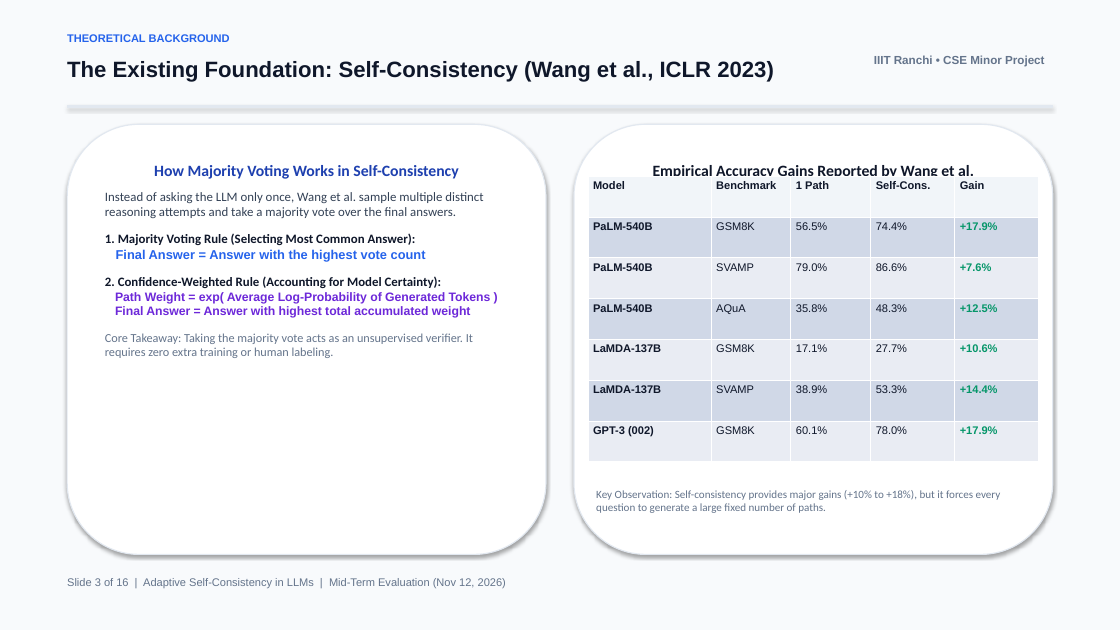
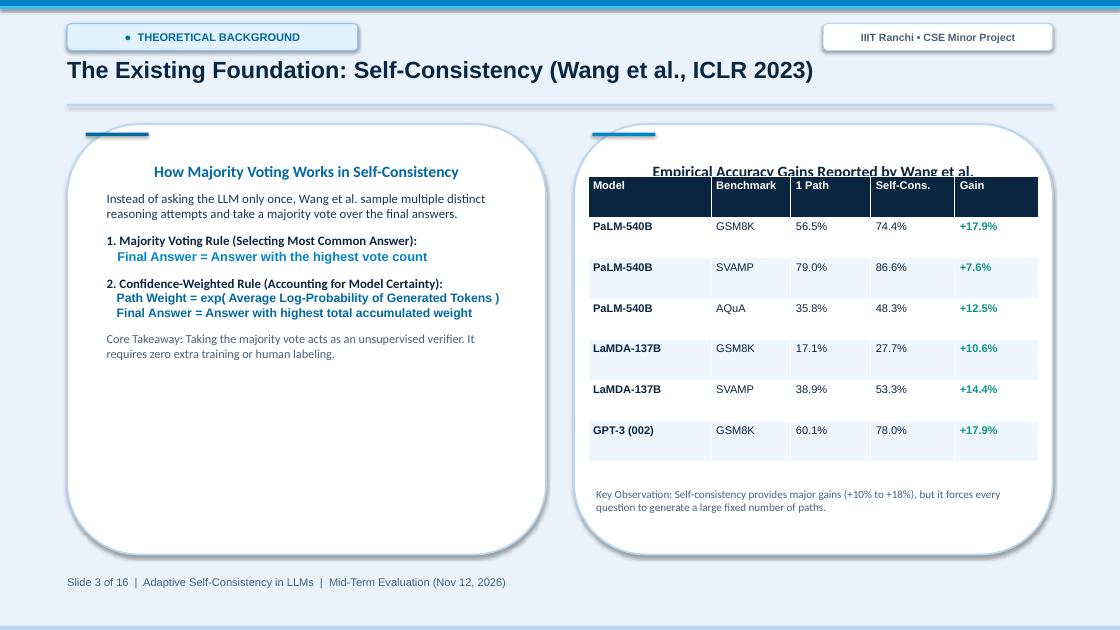
Before and after one commit to AbhinavKr0110/minor_project, a slide deck: slide 3 of presentation.pptx. Drawn at 1120x630 pixels with LibreOffice and Linux fonts; fonts in the diff are those of the drawing. Boxes give left, top, right and bottom in pixels: in the first picture for what was removed or moved away, otherwise in the second. Text is boxed around its words. In the diff, an @@ line names an element or a change of style, - is before the commit and + after.

```diff
--- a/presentation.pptx
+++ b/presentation.pptx
@@ rectangle at <box>0,0,1120,630</box>: fill #F8FAFC to #EAF3FB; outline #F8FAFC 0.75 pt to #EAF3FB 0.75 pt @@
@@ rectangle added at <box>0,0,1120,7</box>, fill #0284C7, outline #0284C7 0.75 pt @@
@@ rectangle added at <box>0,7,1120,8</box>, fill #38BDF8, outline #38BDF8 0.75 pt @@
@@ rounded rectangle "● THEORETICAL BACKGROUND": place and size @@
-rounded rectangle "● THEORETICAL BACKGROUND" at <box>67,34,230,42</box>
+rounded rectangle "● THEORETICAL BACKGROUND" at <box>67,24,358,50</box>
@@ rounded rectangle "● THEORETICAL BACKGROUND" at <box>67,24,358,50</box>: vertical alignment top to middle; fill none to #E0F2FE; outline none to #93C5FD 1 pt; shadow on @@
@@ rounded rectangle "IIIT Ranchi • CSE Minor ...": place and size @@
-rounded rectangle "IIIT Ranchi • CSE Minor ..." at <box>874,55,1044,67</box>
+rounded rectangle "IIIT Ranchi • CSE Minor ..." at <box>823,24,1053,50</box>
@@ rounded rectangle "IIIT Ranchi • CSE Minor ..." at <box>823,24,1053,50</box>: size 10 to 9 pt, text colour #64748B to #47627A; alignment right to centre; vertical alignment top to middle; fill none to #FFFFFF; outline none to #BAD7F2 1 pt; shadow on @@
@@ text "The Existing Foundation: Self-Consistency (Wang ..." at <box>67,61,814,83</box>: size 19 to 20 pt, text colour #0F172A to #0A2540 @@
@@ text in rounded rectangle at <box>138,33,300,41</box>: text changed; text colour #2563EB to #0369A1 @@
-THEORETICAL BACKGROUND
+● THEORETICAL BACKGROUND
@@ rectangle at <box>67,104,1053,106</box>: fill #E2E8F0 to #BAD7F2; outline #E2E8F0 0.75 pt to #BAD7F2 0.75 pt @@
@@ rounded rectangle "How Majority Voting Works in ..." at <box>67,124,546,555</box>: text colour #1E40AF to #0369A1 in "How Majority Voting Works in Self-Consistency"; text colour #334155 to #1C3752 in "Instead of asking the LLM only once, ..."; text colour #0F172A to #0A2540 in "1. Majority Voting Rule (Selecting Most Common ...", "2. Confidence-Weighted Rule (Accounting for Model Certainty) ..."; text colour #2563EB to #0284C7 in "Final Answer = Answer with the highest ..."; text colour #6D28D9 to #0369A1 in "Path Weight = exp( Average Log-Probability of ..."; text colour #64748B to #47627A in "Core Takeaway: Taking the majority vote acts ..."; outline #E2E8F0 1 pt to #BAD7F2 1.5 pt @@
@@ rounded rectangle added at <box>86,133,149,136</box>, fill #0369A1 @@
@@ rounded rectangle "Empirical Accuracy Gains Reported by ..." at <box>574,124,1053,555</box>: text colour #0F172A to #0A2540; outline #E2E8F0 1 pt to #BAD7F2 1.5 pt @@
@@ rounded rectangle added at <box>592,133,655,136</box>, fill #0284C7 @@
@@ table at <box>588,176,1039,462</box> @@
@@ fill #F1F5F9 to #0A2540 in row 1 @@
@@ fill #D0D8E8 to #FFFFFF in 15 cells @@
@@ fill #E9EDF4 to #F0F6FD in 15 cells @@
@@ text colour #0F172A to #FFFFFF in "Model", "Benchmark", "1 Path", "Self-Cons." and 1 more places @@
@@ text colour #0F172A to #0A2540 in "PaLM-540B", "GSM8K", "56.5%", "74.4%" and 20 more places @@
@@ text colour #059669 to #0D9488 in "+17.9%", "+7.6%", "+12.5%", "+10.6%" and 2 more places @@
@@ text "Key Observation: Self-consistency provides major ..." at <box>596,490,1001,513</box>: text colour #64748B to #47627A @@
@@ text "Slide 3 of 16 | ..." at <box>67,578,506,588</box>: text colour #64748B to #47627A @@
@@ rectangle added at <box>0,627,1120,630</box>, fill #BAD7F2, outline #BAD7F2 0.75 pt @@
```
Also in this commit, not shown: 15 other slides changed, 4 other files.
